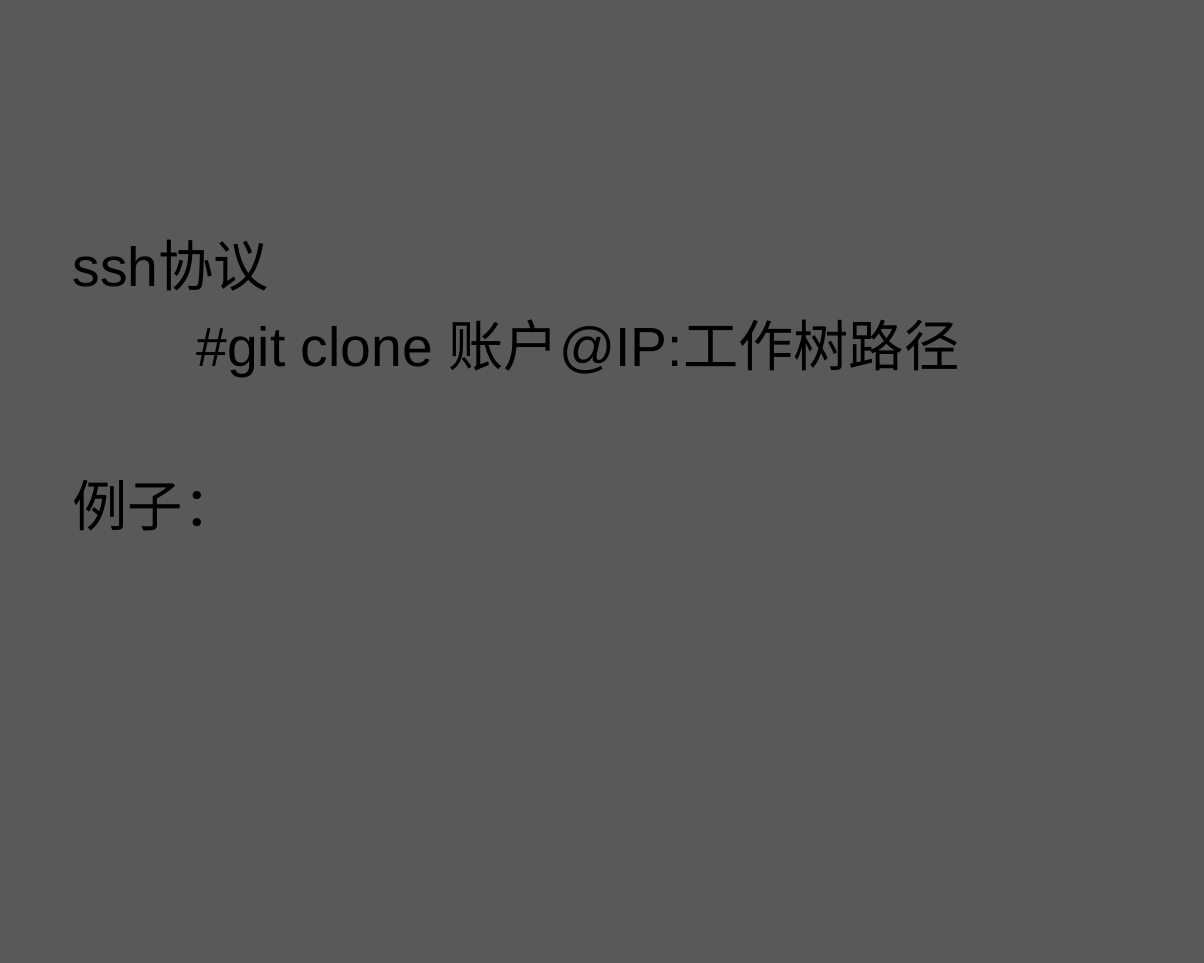
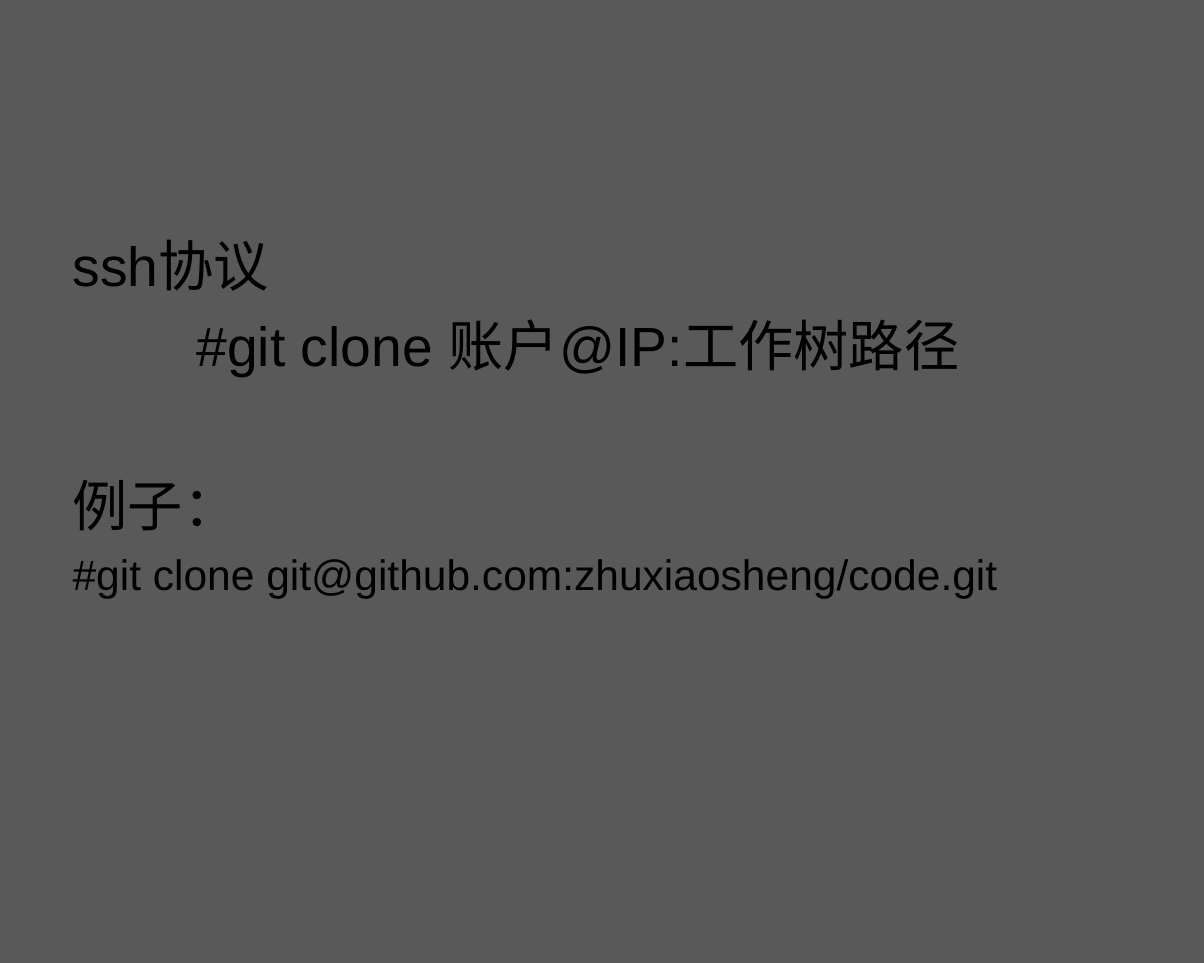
Before and after one commit to zhuxiaosheng/code, a slide deck: slide 65 of git.ppt (slide 66 before the commit). Drawn at 1204x963 pixels with LibreOffice and Linux fonts; fonts in the diff are those of the drawing; background and template pictures are left out. Boxes give left, top, right and bottom in pixels: in the first picture for what was removed or moved away, otherwise in the second. Text is boxed around its words. In the diff, an @@ line names an element or a change of style, - is before the commit and + after.

```diff
--- a/git.ppt
+++ b/git.ppt
@@ text at (x1=73, y1=559, x2=997, y2=598): paragraph added @@
+#git clone git@github.com:zhuxiaosheng/code.git
```
Also in this commit, not shown: 8 other slides changed, 10 slides added, 7 slides removed.
